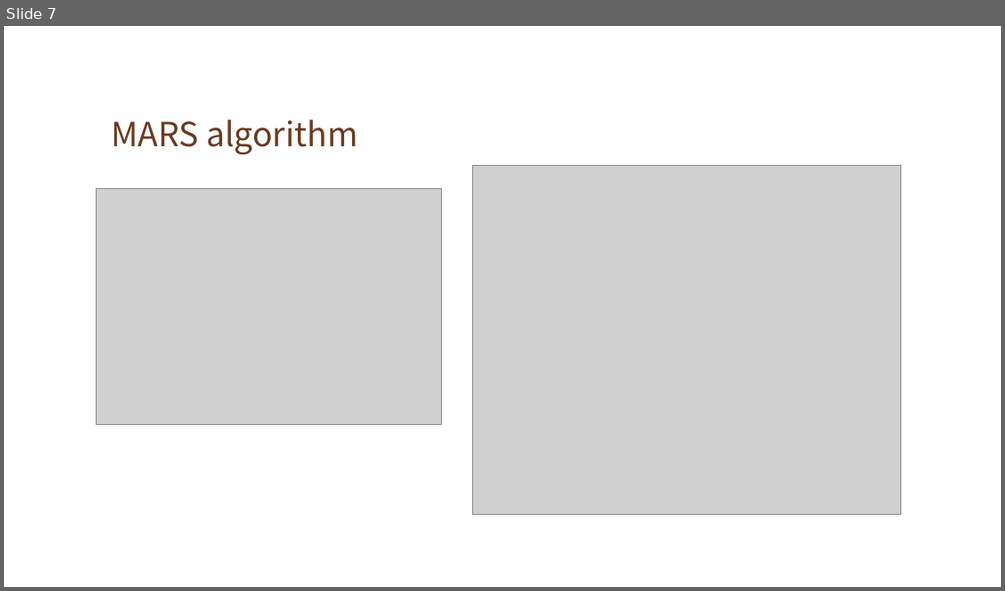
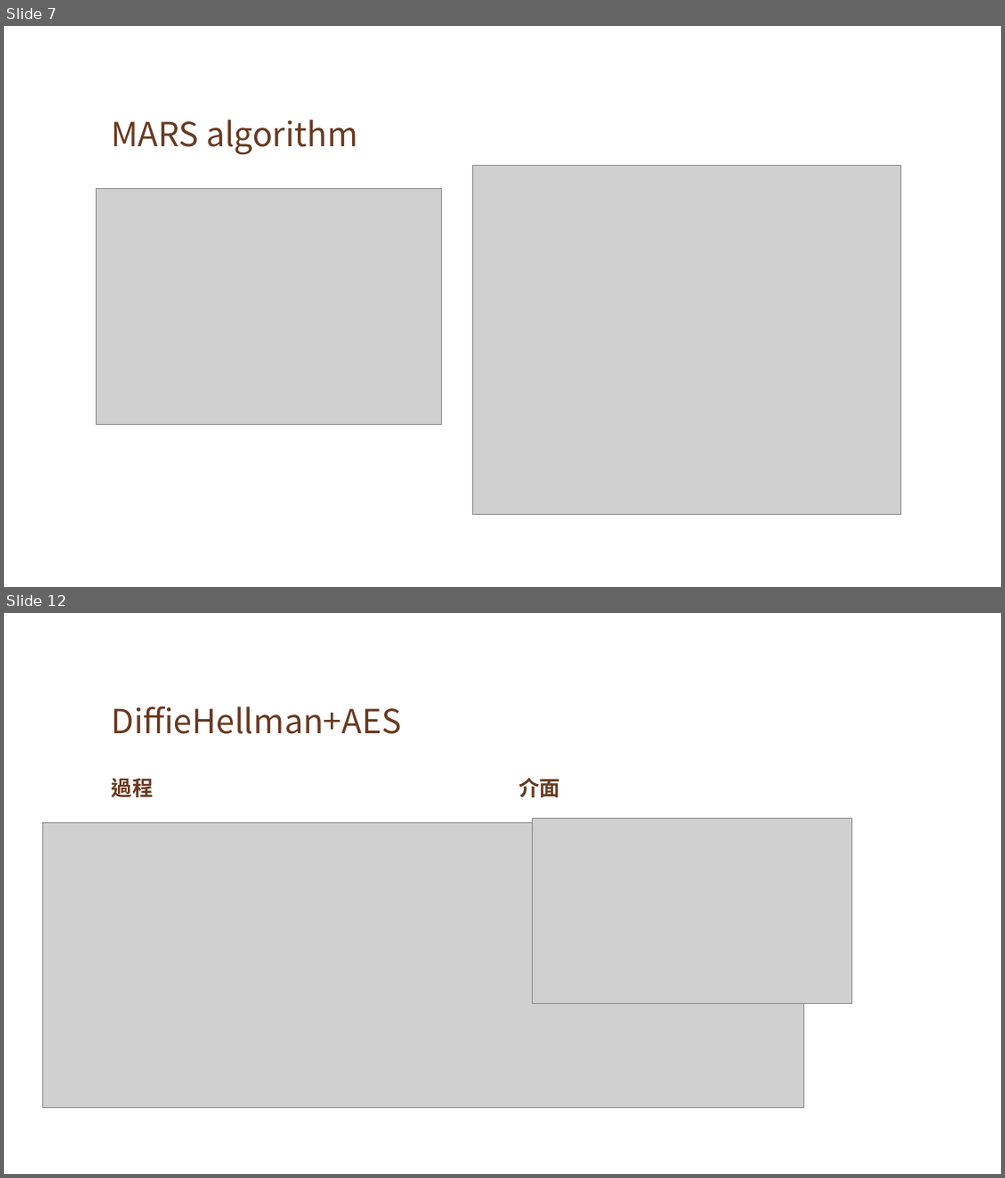
Before and after one commit to gordon636798/DiffieHellman-AES, a slide deck: 報告.pptx. Shown one above the other, each under a label of ours: slide 7 before the commit, slides 7 and 12 after it; the slides between them are not shown. The pictures are 1005x591 and 1005x1178 pixels, drawn with LibreOffice and Linux fonts; fonts in the diff are those of the drawing; grey boxes stand for pictures; background and template pictures are left out. Boxes give left, top, right and bottom in pixels: in the first picture for what was removed or moved away, otherwise in the second. Text is boxed around its words. In the diff, an @@ line names an element or a change of style, - is before the commit and + after.

```diff
--- a/報告.pptx
+++ b/報告.pptx
@@ slide 12 added at box(4, 613, 1001, 1174), background picture (left out) @@
@@ title added at box(111, 706, 401, 734), 32 pt, text #6A3A20 @@
+DiffieHellman+AES
@@ text added at box(112, 778, 154, 797), 20 pt, text #6A3A20, bold @@
+過程
@@ text added at box(518, 778, 560, 797), 20 pt, text #6A3A20, bold @@
+介面
@@ picture added at box(43, 823, 803, 1108) @@
@@ picture added at box(532, 818, 852, 1004) @@
```
Also in this commit, not shown: 1 slide changed, 6 other slides added, 9 slides removed.
